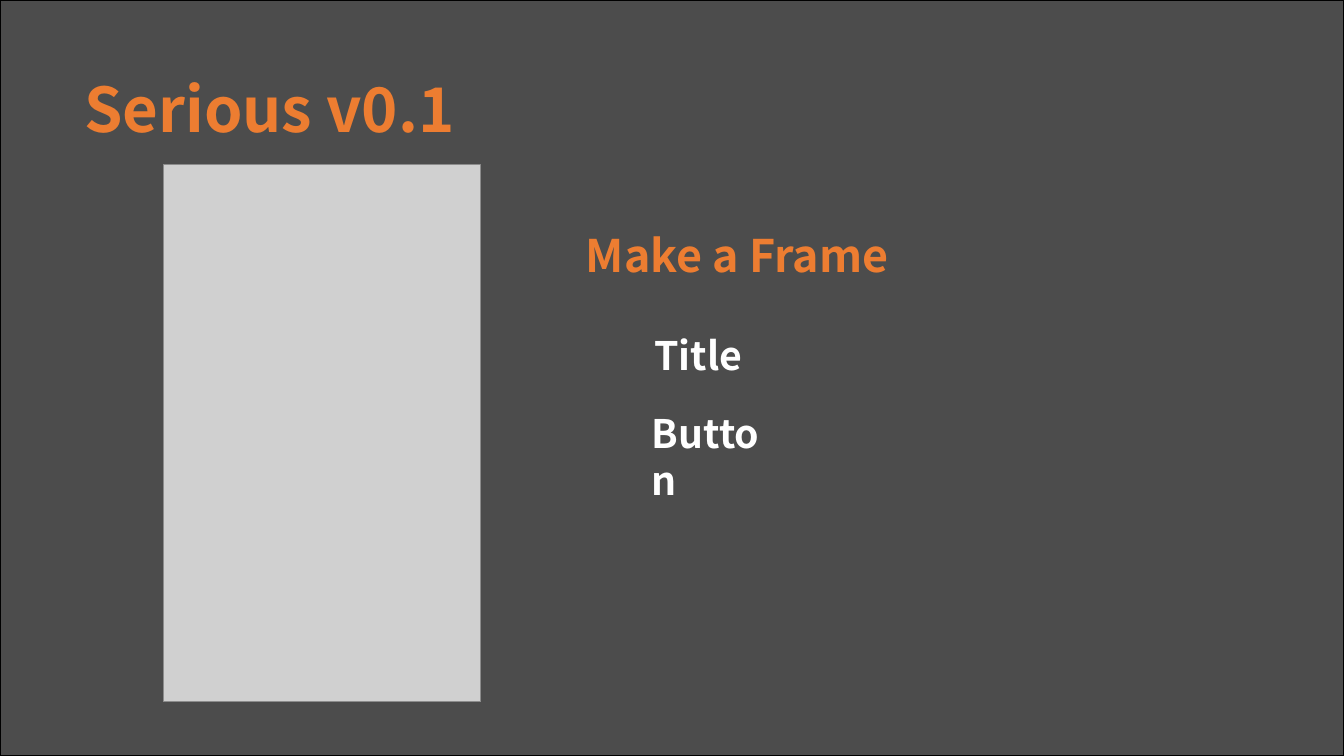
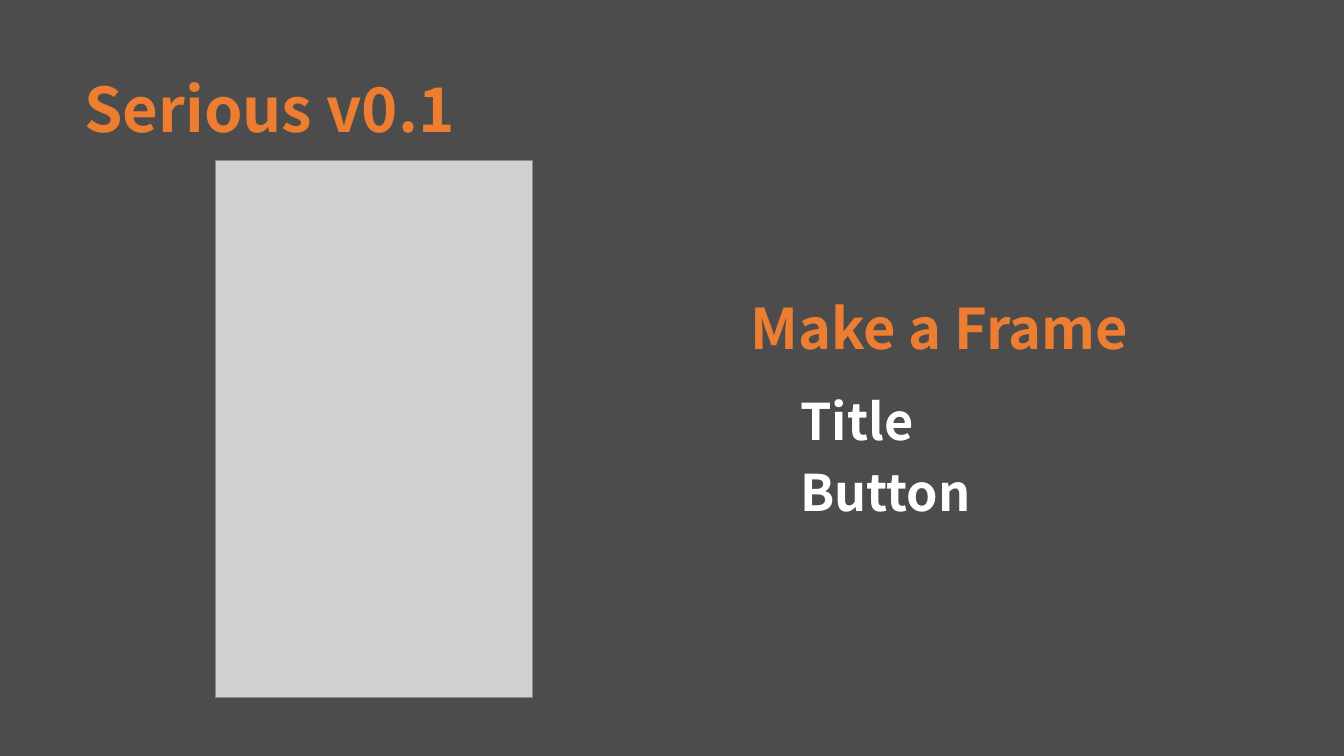
Before and after one commit to hbseo/desktop_calculator, a slide deck: slide 7 of simpsons.pptx. Drawn at 1344x756 pixels with LibreOffice and Linux fonts; fonts in the diff are those of the drawing; grey boxes stand for pictures. Boxes give left, top, right and bottom in pixels: in the first picture for what was removed or moved away, otherwise in the second. Text is boxed around its words. In the diff, an @@ line names an element or a change of style, - is before the commit and + after.

```diff
--- a/simpsons.pptx
+++ b/simpsons.pptx
@@ background #FFFFFF to #4C4C4C @@
@@ rectangle removed at (0,0,1344,756) @@
@@ picture: place and size @@
-picture at (163,165,481,702)
+picture at (216,160,533,697)
@@ text "Make a Frame": place and size @@
-text "Make a Frame" at (586,236,888,273)
+text "Make a Frame" at (751,304,1129,350)
@@ text "Make a Frame" at (751,304,1129,350): size 32 to 40 pt @@
@@ text "Title" at (800,399,913,441): size 28 to 36 pt @@
@@ text "Title": place and size @@
-text "Title" at (654,338,742,371)
+text "Title" at (800,399,913,441)
@@ text "Button": place and size @@
-text "Button" at (642,404,793,462)
+text "Button" at (800,473,971,512)
@@ text "Button" at (800,473,971,512): size 28 to 36 pt @@
```
Also in this commit, not shown: 11 other slides changed, 1 slide added, 1 slide removed.
